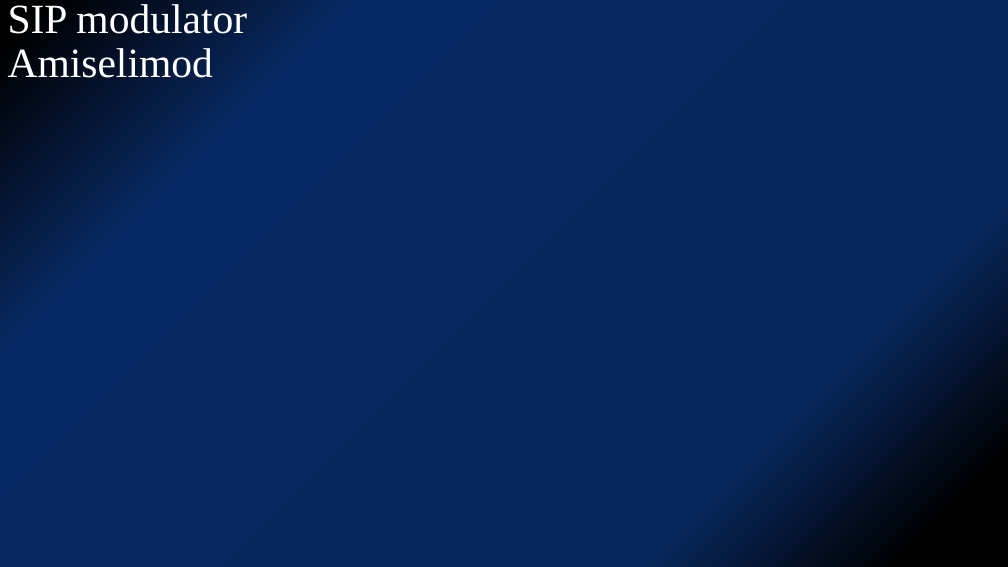
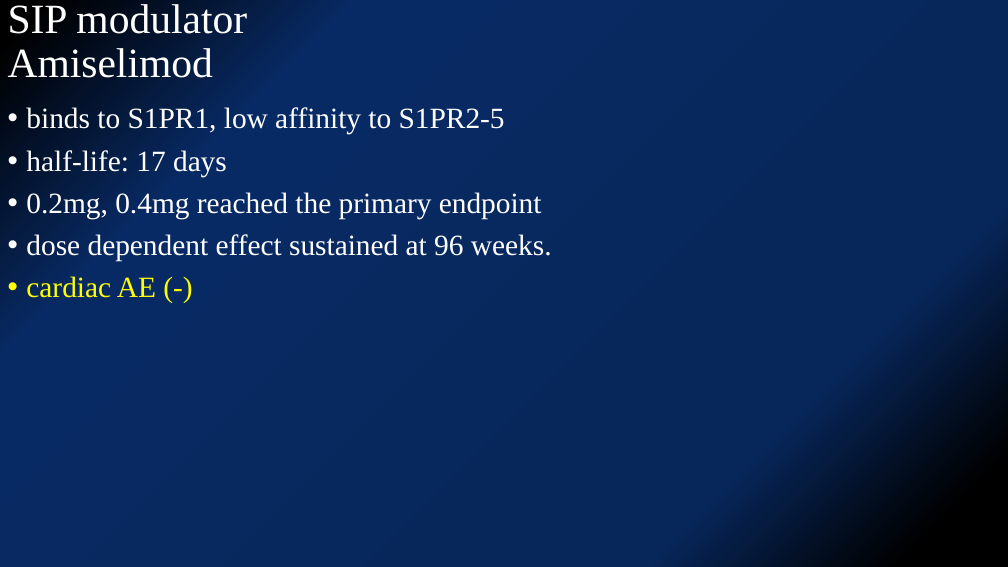
Before and after one commit to kjfdf/12.07_lab_meeting, a slide deck: slide 6 of 2020.12.07 유일한 임상저널리뷰.pptx. Drawn at 1008x567 pixels with LibreOffice and Linux fonts; fonts in the diff are those of the drawing. Boxes give left, top, right and bottom in pixels: in the first picture for what was removed or moved away, otherwise in the second. Text is boxed around its words. In the diff, an @@ line names an element or a change of style, - is before the commit and + after.

```diff
--- a/2020.12.07 유일한 임상저널리뷰.pptx
+++ b/2020.12.07 유일한 임상저널리뷰.pptx
@@ text added at (26, 107, 552, 298), 28 pt, text #FFFFFF @@
+• binds to S1PR1, low affinity to S1PR2-5
+• half-life: 17 days
+• 0.2mg, 0.4mg reached the primary endpoint
+• dose dependent effect sustained at 96 weeks.
+• cardiac AE (-)
```
Also in this commit, not shown: 4 other slides changed, 5 slides added, 4 slides removed.
